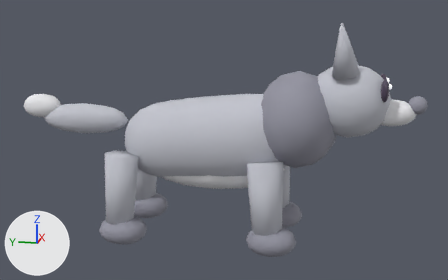
The glTF model assets/models/mob_wolf.glb as it was, and as the next commit left it.
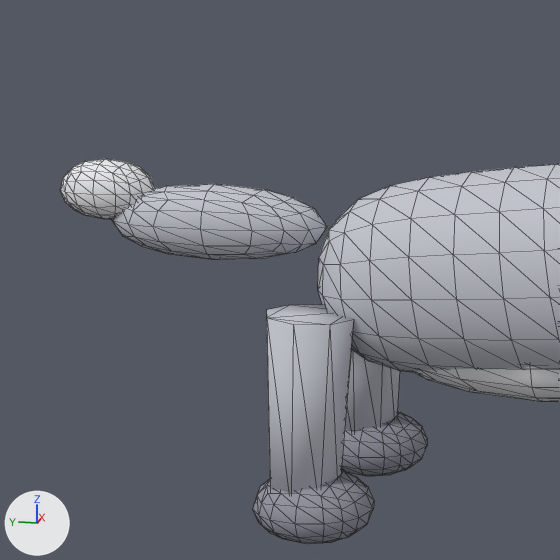
Each version appears first whole from a camera (50 mm lens) standing at (-3.013, -0.731, 1.261) and looking at (0.006, -0.127, 0.506), and next in a close-up on the part from 0% to 49% of the width and 11% to 90% of the height. Arrows for +X, +Y and +Z are at lower left; the lights stay in place. The last two pictures show the newer version. The close-ups show mesh edges as thin lines.

Names of what the first close-up shows: 'belly', 'body', 'leg_leg_bl', 'leg_leg_br', 'paw_leg_bl', 'paw_leg_br', 'tail', 'tail_tip'.
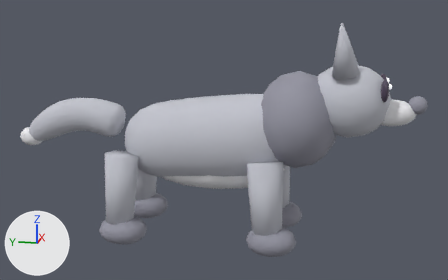
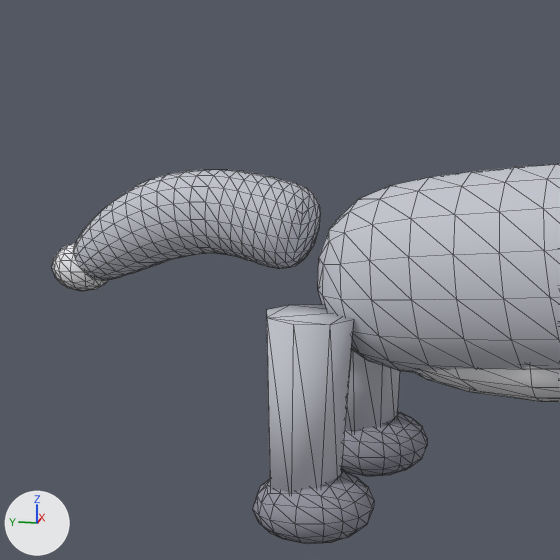
Boxes [x1, y1, x2, y2] around the edits, measured in the close-ups (560 x 560 px):
'fur_tail', added: after [73, 170, 320, 281]
'tail', deleted: before [111, 184, 327, 259]
'tail_tip', deleted: before [60, 159, 155, 219]
'fur_tail_tip', added: after [52, 244, 108, 291]

The change in detail:
Mesh me_tail_tip_mesh_1 is new.
It has 98 vertices, 192 faces and spans x -0.0522..0.0522, y 0.864..0.996, z 0.4278..0.5322.
It uses material mat_m_mob_wolf_light (white #ededf1).
Mesh me_tail_mesh_001 is new.
It has 354 vertices, 704 faces and spans x -0.089..0.089, y 0.403..0.944, z 0.453..0.699.
It uses material mat_m_mob_wolf_fur (light grey #c4c5ce).
Object 'tail' (ob_tail) is deleted.
Object 'tail_tip' (ob_tail_tip) is deleted.
Object 'fur_tail_tip' (ob_fur_tail_tip) is new; it shows me_tail_tip_mesh_1.
Its location is (0.0, 0.0, 0.0).
Object 'fur_tail' (ob_fur_tail) is new; it shows me_tail_mesh_001.
Its location is (0.0, 0.0, 0.0).
